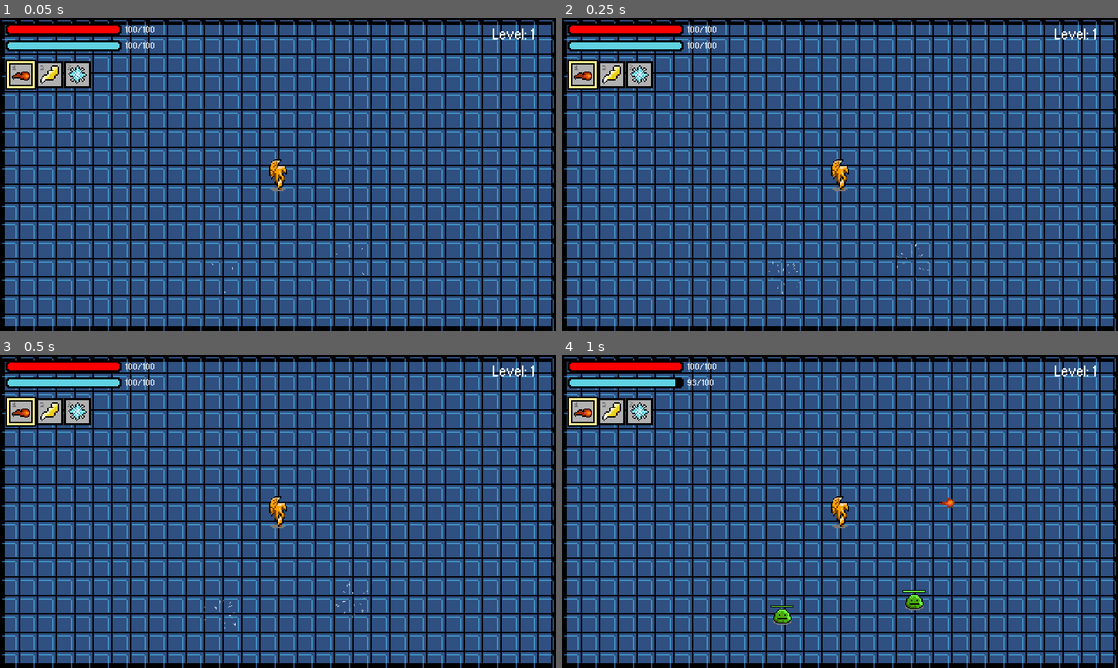
Above: before the commit, frames 1-4 (two rows, left to right).
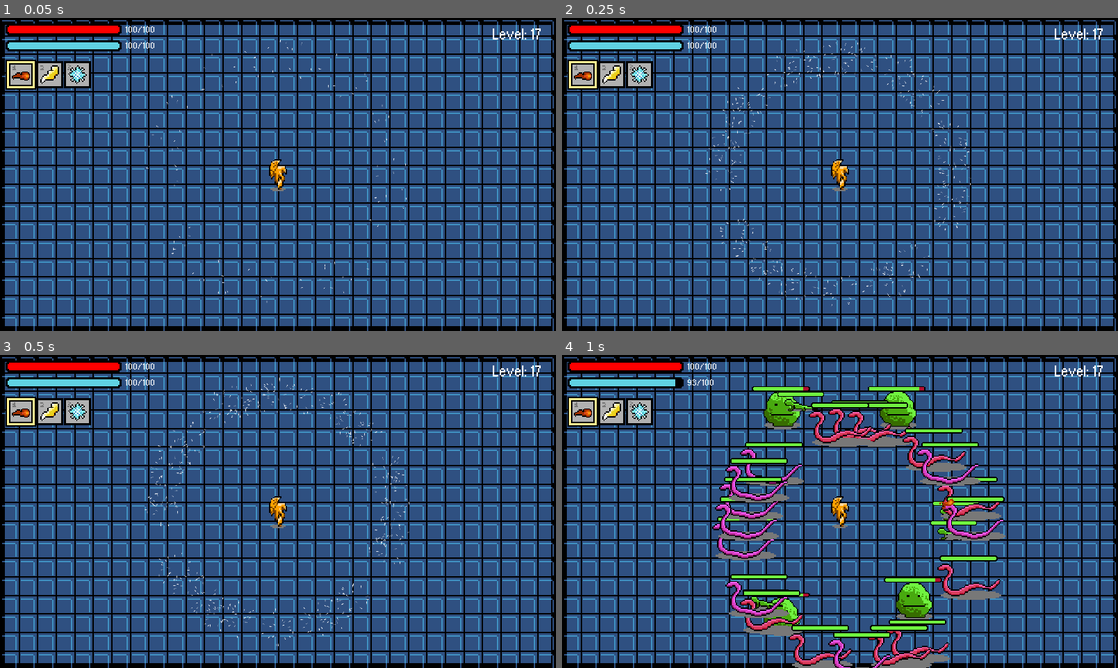
Above: after the commit, the same moments.

Repository: jonathanlin0/Theseus
Game: Godot game, scene res://Levels/Endless_Mode.tscn
The game is run twice, just before and just after one commit, with the same random seed, the same clock (stepped at 60 frames per second) and the same inputs. Sound files missing from this copy of the repository are replaced by a short silence.
Inputs (mouse positions are in pixels of both pictures, inside the frame that each line leads up to):
- Up to frame 1 (0.05 s): no input
- Up to frame 2 (0.25 s): no input
- Up to frame 3 (0.5 s): no input
- Up to frame 4 (1 s): tap Enter at 0.5 s; move the mouse to (962, 495) at 0.52 s; hold Up (ui_up) from 0.53 s (still down); click (962, 495) at 0.6 s; tap Keypad Enter (ui_accept) at 0.77 s

The runs differ from the first frame. In frame 1, 0.1% of the frame differs, in the area x 26-98%, y 3-91%; in frame 2, 0.6%; in frame 3, 0.6%; in frame 4, 13%, in the area x 27-98%, y 3-100%.

Commit message:
Endless mode custom level start

Diff:
--- a/Theseus/Characters/Player.gd
+++ b/Theseus/Characters/Player.gd
@@ -39,6 +39,9 @@
 var to_be_deleted_areas = []
 
 var enemies_to_be_checked = []
+
+# used to delay the start time
+var start_time = OS.get_unix_time()
 
 func _ready():
 	if master_data.level == 0:
@@ -428,8 +431,17 @@
 
 	# checks the earliest added enemy in enemies_to_be_checked to see if the enemy/player can see each other
 	# have to check the enemies like this one by one instead of all together in a single forloop because a RayShape2D can only check 1 object and its collisions per frame, so in each frame the following section of code checks the enemy vision
+
+
 	if enemies_to_be_checked.size() > 0:
-		var angle = atan((enemies_to_be_checked[0].global_position.y - global_position.y) / (enemies_to_be_checked[0].global_position.x - global_position.x))
+
+		var angle = 0
+
+		# to compensate for enemies on the same x values (since can't divide by 0)
+		if (enemies_to_be_checked[0].global_position.x - global_position.x) == 0:
+			angle = atan((enemies_to_be_checked[0].global_position.y - global_position.y) / (0.000001))
+		else:
+			angle = atan((enemies_to_be_checked[0].global_position.y - global_position.y) / (enemies_to_be_checked[0].global_position.x - global_position.x))
 
 		if enemies_to_be_checked[0].global_position.x - global_position.x < 0:
 			angle += PI
--- a/Theseus/Characters/Player.tscn
+++ b/Theseus/Characters/Player.tscn
@@ -580,7 +580,6 @@
 material = SubResource( 104 )
 frames = SubResource( 17 )
 animation = "run_down"
-frame = 2
 playing = true
 
 [node name="Player_Camera" type="Camera2D" parent="."]
@@ -603,6 +602,7 @@
 scale = Vector2( 0.697917, 0.708333 )
 frames = SubResource( 24 )
 animation = "left"
+frame = 1
 playing = true
 
 [node name="SwordSwingAreas" type="Position2D" parent="."]
--- a/Theseus/Enemies/Slime/Small_Slime.tscn
+++ b/Theseus/Enemies/Slime/Small_Slime.tscn
@@ -92,6 +92,7 @@
 material = SubResource( 17 )
 frames = SubResource( 15 )
 animation = "idle"
+frame = 1
 playing = true
 
 [node name="CollisionShape2D" type="CollisionShape2D" parent="."]
--- a/Theseus/Enemies/Snake/Snake_Psn.tscn
+++ b/Theseus/Enemies/Snake/Snake_Psn.tscn
@@ -146,6 +146,7 @@
 material = SubResource( 36 )
 frames = SubResource( 5 )
 animation = "slither"
+frame = 1
 playing = true
 
 [node name="CollisionShape2D" type="CollisionShape2D" parent="."]
--- a/Theseus/Levels/Endless_Mode.gd
+++ b/Theseus/Levels/Endless_Mode.gd
@@ -24,6 +24,7 @@
 const SMALL_SLIME = preload("res://Enemies/Slime/Small_Slime.tscn")
 const SNAKE_DMG = preload("res://Enemies/Snake/Snake_Dmg.tscn")
 const SNAKE_PSN = preload("res://Enemies/Snake/Snake_PSN.tscn")
+const CHIMERA = preload("res://Enemies/Chimera/Chimera.tscn")
 
 const IMPLOSION = preload("res://Particle_Effects/Implosion.tscn")
 var implosions_to_be_deleted = []
@@ -47,6 +48,9 @@
 # these two variables are temporary storage for the enemies and the locations of each enemy that need to be spawned
 var areas_to_spawn = []
 var enemies_to_spawn = []
+
+# used for testing. ensure test_level = 0
+var test_level = 17
 
 func _ready():
 	master_data.is_endless = true
@@ -57,16 +61,43 @@
 	master_data.endless_mob_deaths = []
 	master_data.endless_current_spawned_mobs = []
 
-	"""
-	var implosion = IMPLOSION.instance()
-	implosion.scale.x = 0.1
-	implosion.scale.y = 0.1
-	add_child(implosion)
-	implosion.global_position = Vector2(240,135)
-	"""
-	#var explosion = EXPLOSION.instance()
-					#get_parent().add_child(explosion)
-					#explosion.global_position = global_position
+
+	if test_level != 0:
+		level = test_level
+
+
+		for i in range(1, test_level):
+
+			# adjust enemy health based on test level
+			if i % master_data.endless_enemy_health_break:
+				master_data.endless_health_multiplier += 0.1
+
+			# give powerups based on test level
+			if i % master_data.endless_powerup_break:
+				master_data.endless_num_power_ups += 1
+
+		# give powerups base (copy pasted from code below)
+		var remaining_power_up_spawn_location = $Power_up_spawn_locations.get_children()
+
+		for i in range(0, master_data.endless_num_power_ups):
+
+			# resets the avaliable spots to add powerups if there are no spots left
+			if remaining_power_up_spawn_location.size() < 1:
+				remaining_power_up_spawn_location = $Power_up_spawn_locations.get_children()
+
+			# pick a random spawn location and then remove it from the avaliable list
+			var rand_power_up_location = remaining_power_up_spawn_location[randi() % remaining_power_up_spawn_location.size()]
+			remaining_power_up_spawn_location.erase(rand_power_up_location)
+
+			# 20% chance to drop a rare
+			if int(rand_range(0,100)) > 20:
+				var power_up = power_ups_common[randi() % power_ups_common.size()].instance()
+				get_parent().add_child(power_up)
+				power_up.global_position = rand_power_up_location.global_position
+			else:
+				var power_up = power_ups_rare[randi() % power_ups_rare.size()].instance()
+				get_parent().add_child(power_up)
+				power_up.global_position = rand_power_up_location.global_position
 
 func _physics_process(delta):
 	time_elapsed = round(OS.get_unix_time() - start_time)
@@ -120,9 +151,9 @@
 				spawned = false
 				level += 1
 
-				if level % 2 == 0:
+				if level % master_data.endless_enemy_health_break == 0:
 					master_data.endless_health_multiplier += 0.1
-				if level % 5 == 0:
+				if level % master_data.endless_powerup_break == 0:
 					master_data.endless_num_power_ups += 1
 
 				var remaining_power_up_spawn_location = $Power_up_spawn_locations.get_children()
@@ -162,7 +193,8 @@
 		"big_slime" : BIG_SLIME,
 		"small_lizard" : SMALL_LIZARD,
 		"snake_dmg" : SNAKE_DMG,
-		"snake_psn" : SNAKE_PSN
+		"snake_psn" : SNAKE_PSN,
+		"chimera": CHIMERA
 	}
 
 	# for every mob
@@ -217,6 +249,9 @@
 	if mob == "snake_psn":
 		if 12 < x and x < 42:
 			out = -0.03*(x-32)*(x-30) + 15
+	if mob == "chimera":
+		if 17 < x and x < 50:
+			out = -0.03*(x-37)*(x-37) + 13
 
 
 	out = round(out)
--- a/Theseus/Weapons/Fireball.tscn
+++ b/Theseus/Weapons/Fireball.tscn
@@ -84,7 +84,6 @@
 
 [node name="AnimatedSprite" type="AnimatedSprite" parent="."]
 frames = SubResource( 8 )
-frame = 6
 playing = true
 
 [node name="CollisionShape2D" type="CollisionShape2D" parent="."]
--- a/Theseus/master_data.gd
+++ b/Theseus/master_data.gd
@@ -27,6 +27,10 @@
 var endless_num_power_ups = 1
 # amount of seconds between each level, typically used to collect the powerups
 var endless_level_delay = 5.0
+# every x levels that the enemy increases by 0.1% health
+var endless_enemy_health_break = 2
+# every x levels that num of powerups increases by 1
+var endless_powerup_break = 5
 
 # time for the implosion effect
 var implosion_time = 1.0
@@ -196,7 +200,6 @@
 	chimera_health = base_chimera_health * endless_health_multiplier
 	spirit_health = base_spirit_health * endless_health_multiplier
 	snake_goddess_health = base_snake_goddess_health * endless_health_multiplier
-	print(slime_health)
 
 func x_direction(x_body, x_other_object):
 	var out = 0
